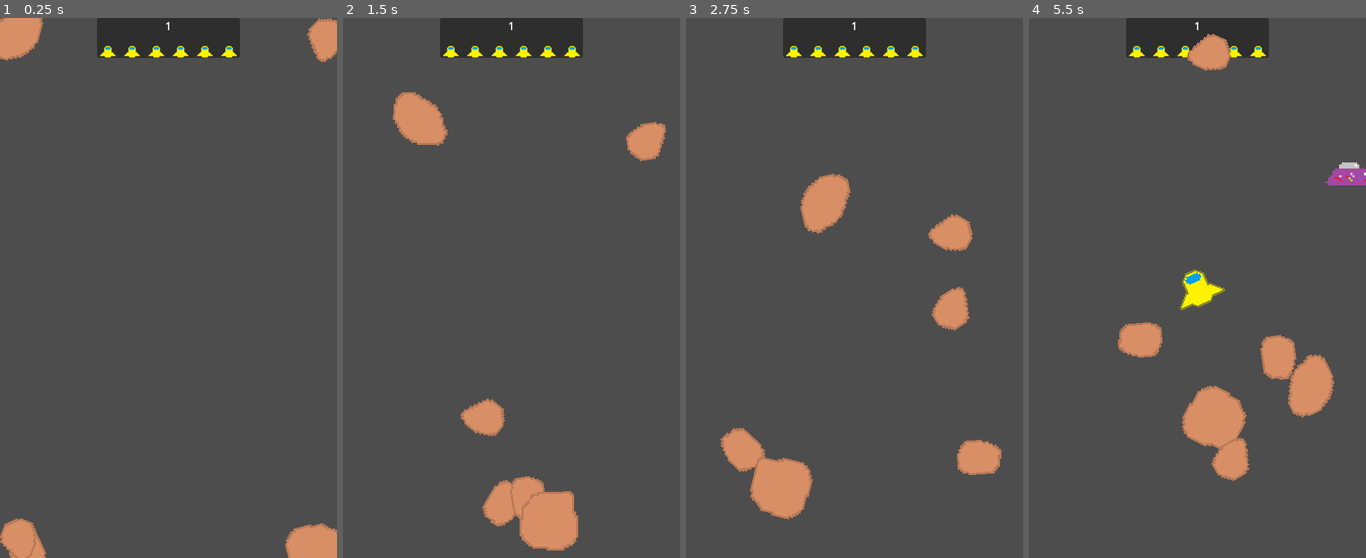
Above: before the commit, frames 1-4 (left to right).
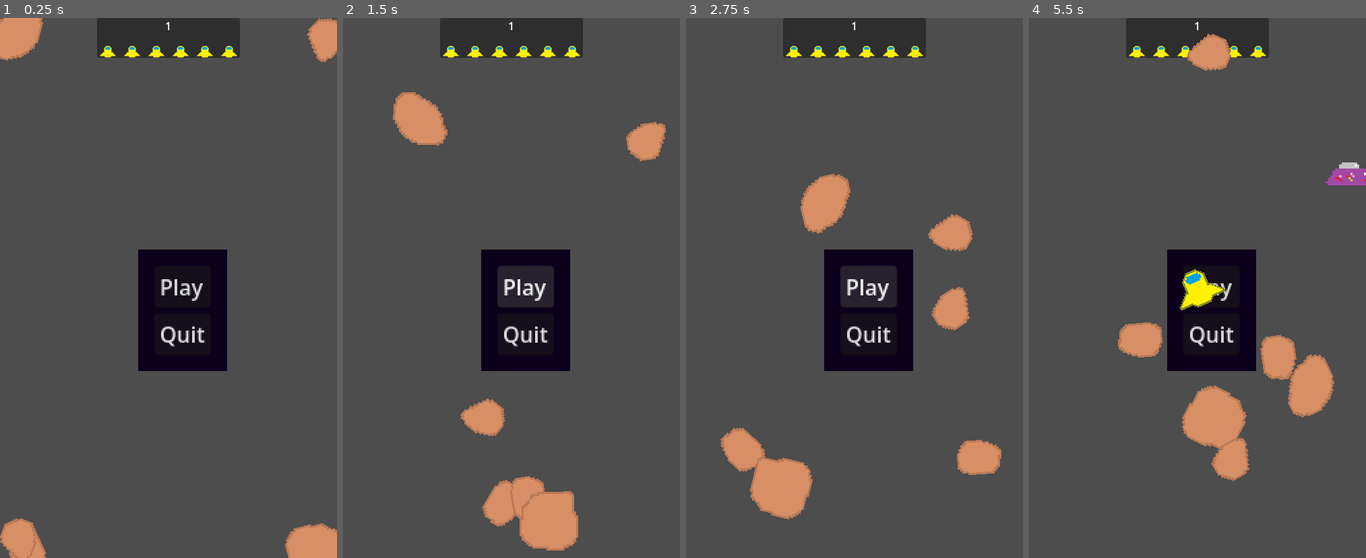
Above: after the commit, the same moments.

Repository: DrAsperitas/space-rocks
Game: Godot game, scene res://Main/Main.tscn
The game is run twice, just before and just after one commit, with the same random seed, the same clock (stepped at 60 frames per second) and the same inputs.
Inputs (mouse positions are in pixels of both pictures, inside the frame that each line leads up to):
- Up to frame 1 (0.25 s): no input
- Up to frame 2 (1.5 s): click (524, 288) at 0.5 s, where only the run after the commit has a clickable "Play"; click (524, 288) at 1.25 s, where only the run after the commit has a clickable "Play"
- Up to frame 3 (2.75 s): click (867, 288) at 2 s, where only the run after the commit has a clickable "Play"
- Up to frame 4 (5.5 s): move the mouse to (1271, 261) at 2.77 s; click (1271, 261) at 2.85 s; move the mouse to (1130, 315) at 3.52 s; click (1130, 315) at 3.6 s; move the mouse to (1231, 169) at 4.27 s; tap Space (launch_ship) at 4.35 s; click (1231, 169) at 4.55 s; move the mouse to (1180, 396) at 5.02 s; tap A (rotate_ccw) at 5.1 s; click (1180, 396) at 5.3 s

The runs differ from the first frame. In frame 1, 5.9% of the frame differs, in the area x 41-68%, y 42-66%; in frame 2, 5.9%; in frame 3, 5.9%; in frame 4, 5.3%.
Error after the commit: Invalid assignment of property or key 'player' with value of type 'Area2D (Ship)' on a base object of type 'null instance'. (res://Ship/Ship.gd:29)

Commit message:
Added Pause Menu, bullet collision not implemented, shooting not working

Diff:
--- a/Code/Main/Main.gd
+++ b/Code/Main/Main.gd
@@ -34,9 +34,7 @@
 	ufo.position.y  = randf_range(0.0, get_viewport().size.y )
 	add_child(ufo)
 
-func _process(delta: float) -> void:
-	if Input.is_action_pressed("quit"):
-		get_tree().quit()
+
 
 func just_scored(delta_score, player):
 	players[0].update_score(delta_score)
--- a/Code/Main/Main.tscn
+++ b/Code/Main/Main.tscn
@@ -1,6 +1,7 @@
 [gd_scene format=3 uid="uid://b43n0f8g2tfgg"]
 
 [ext_resource type="Script" uid="uid://cgke8bpq05cbs" path="res://Main/Main.gd" id="1"]
+[ext_resource type="PackedScene" uid="uid://dhgysl2eds6sy" path="res://Main/PauseMenu/PauseMenu.tscn" id="2_83ytx"]
 
 [node name="Main" type="Node" unique_id=1088904992]
 script = ExtResource("1")
@@ -8,3 +9,5 @@
 [node name="UFOTimer" type="Timer" parent="." unique_id=1985757177]
 wait_time = 5.0
 autostart = true
+
+[node name="PauseMenu" parent="." unique_id=1884771304 instance=ExtResource("2_83ytx")]
--- /dev/null
+++ b/Code/Main/PauseMenu/PauseMenu.gd
@@ -0,0 +1,20 @@
+extends PanelContainer
+
+@onready var play_button: Button = $VBox/PlayButton
+@onready var quit_button: Button = $VBox/QuitButton
+
+
+func _ready() -> void:
+	play_button.pressed.connect(on_play_pressed)
+	quit_button.pressed.connect(on_quit_pressed)
+	show()
+
+func _process(delta: float) -> void:
+	if Input.is_action_pressed("pause"):
+		get_tree().quit()
+
+func on_play_pressed():
+	print("PLAY")
+
+func on_quit_pressed():
+	print("QUIT")
--- /dev/null
+++ b/Code/Main/PauseMenu/PauseMenu.tscn
@@ -0,0 +1,38 @@
+[gd_scene format=3 uid="uid://dhgysl2eds6sy"]
+
+[ext_resource type="Script" uid="uid://dd0cix7datup6" path="res://Main/PauseMenu/PauseMenu.gd" id="1_86arr"]
+
+[sub_resource type="StyleBoxFlat" id="StyleBoxFlat_ejki1"]
+bg_color = Color(0.0448631, 0, 0.104890905, 1)
+expand_margin_left = 12.0
+expand_margin_top = 12.0
+expand_margin_right = 12.0
+expand_margin_bottom = 12.0
+
+[node name="PauseMenu" type="PanelContainer" unique_id=1884771304]
+texture_filter = 1
+anchors_preset = -1
+anchor_left = 0.45800003
+anchor_top = 0.45900002
+anchor_right = 0.62600005
+anchor_bottom = 0.624
+offset_left = -1.5258789e-05
+offset_top = -0.2000122
+offset_right = -42.00003
+offset_bottom = -66.20001
+grow_horizontal = 2
+grow_vertical = 2
+scale = Vector2(2, 2)
+theme_override_styles/panel = SubResource("StyleBoxFlat_ejki1")
+script = ExtResource("1_86arr")
+
+[node name="VBox" type="VBoxContainer" parent="." unique_id=339826695]
+layout_mode = 2
+
+[node name="PlayButton" type="Button" parent="VBox" unique_id=578458326]
+layout_mode = 2
+text = "Play"
+
+[node name="QuitButton" type="Button" parent="VBox" unique_id=1949406619]
+layout_mode = 2
+text = "Quit"
--- a/Code/Ship/Ship.gd
+++ b/Code/Ship/Ship.gd
@@ -19,8 +19,10 @@
 		var direction = Vector2(sin(rotation), -cos(rotation))
 		velocity += direction * thrust_power
 	position += velocity * delta
+	fire()
 
-
+#FIX fire function doesnt work,
+#gives error (Invalid assignment of property or key 'player' with value of type 'Area2D (Ship)' on a base object of type 'null instance'.)
 func fire():
 	if Input.is_action_just_pressed("fire"):
 		var new_bullet = BULLET.instantiate()
--- a/Code/project.godot
+++ b/Code/project.godot
@@ -57,7 +57,7 @@
 "events": [Object(InputEventKey,"resource_local_to_scene":false,"resource_name":"","device":-1,"window_id":0,"alt_press …(191 unchanged characters)…
 ]
 }
-quit={
+pause={
 "deadzone": 0.2,
 "events": [Object(InputEventKey,"resource_local_to_scene":false,"resource_name":"","device":-1,"window_id":0,"alt_press …(195 unchanged characters)…
 ]
Not shown, added: Code/Main/PauseMenu/PauseMenu.gd.uid
